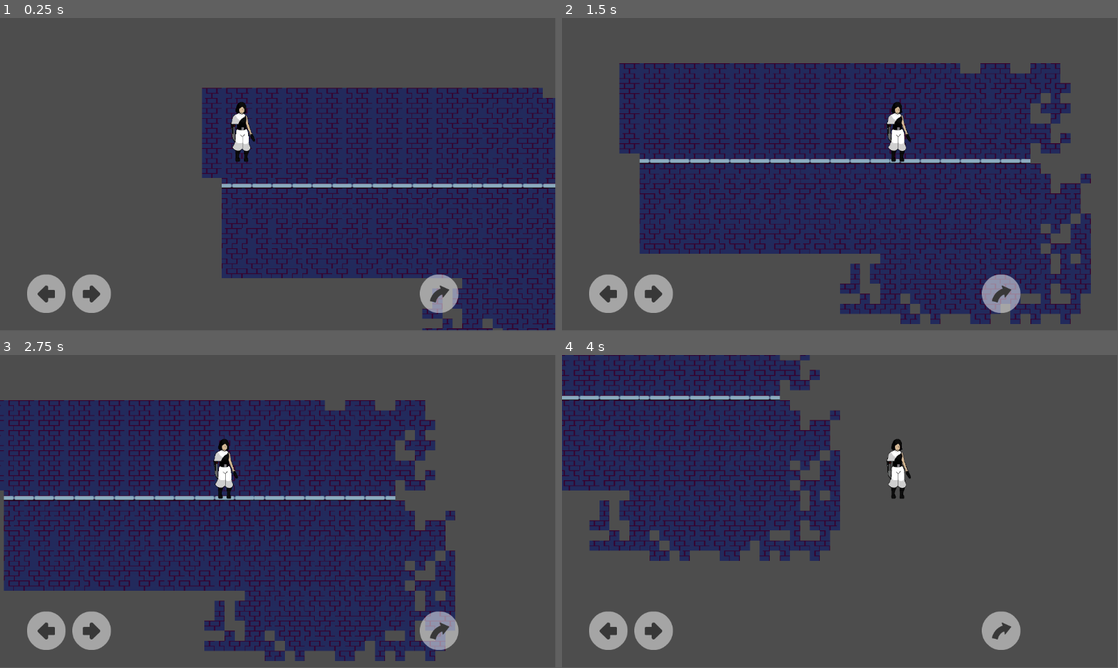
Above: before the commit, frames 1-4 (two rows, left to right).
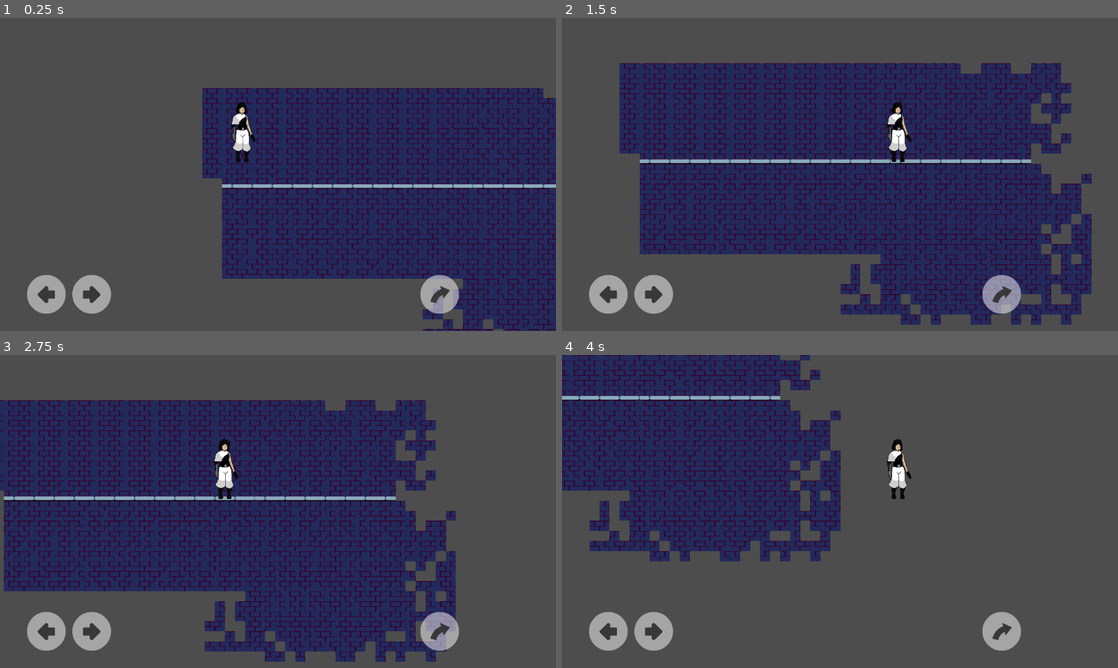
Above: after the commit, the same moments.

Repository: Corsa-Technologies/Terra1-seguro
Game: Godot game, scene res://Níveis/testes.tscn
Same seed, same stepped clock (60 frames per second), same inputs: the game is played once before the commit and once after it.
Inputs:
- Up to frame 1 (0.25 s): no input
- Up to frame 2 (1.5 s): hold Right (ui_right) from 0.53 s (still down); tap Up (ui_up) at 0.77 s
- Up to frame 3 (2.75 s): tap Up (ui_up) at 1.52 s; release Right (ui_right) at 2.03 s; hold Left (ui_left) from 2.03 s (still down)
- Up to frame 4 (4 s): release Left (ui_left) at 2.78 s; hold Right (ui_right) from 2.78 s (still down); tap Up (ui_up) at 3.02, 3.77 s
In our replay, the window is 799x449 before the commit and 800x450 after it. These sizes can differ from the game's own. Grey fills any space a smaller window leaves; there, only what the larger window draws over its background counts as a difference.

The runs differ from the first frame. In frame 1, 4.8% of the frame differs, in the area x 5-100%, y 22-100%; in frame 2, 5.0%, in the area x 5-96%, y 14-98%; in frame 3, 4.2%; in frame 4, 0.9%.

Commit message:
"Visualização de controle dinâmico"
Agora o Canvas dos controles irão se ajustar de acordo com a dimensão da tela

Diff:
--- a/Player/playercena.tscn
+++ b/Player/playercena.tscn
@@ -37,6 +37,19 @@
 position = Vector2(159, 114)
 script = ExtResource("1_kiena")
 
+[node name="CanvasLayer" type="CanvasLayer" parent="."]
+
+[node name="HBoxContainer" type="HBoxContainer" parent="CanvasLayer"]
+anchors_preset = 2
+anchor_top = 1.0
+anchor_bottom = 1.0
+offset_top = -40.0
+offset_right = 40.0
+grow_vertical = 0
+
+[node name="Control" parent="CanvasLayer/HBoxContainer" instance=ExtResource("3_c6jgl")]
+layout_mode = 2
+
 [node name="AnimatedSprite2D" type="AnimatedSprite2D" parent="."]
 position = Vector2(3, 12)
 scale = Vector2(0.5, 0.485)
@@ -52,5 +65,3 @@
 zoom = Vector2(1.3, 1.3)
 drag_horizontal_enabled = true
 drag_horizontal_offset = 0.53
-
-[node name="Control" parent="." instance=ExtResource("3_c6jgl")]
--- a/project.godot
+++ b/project.godot
@@ -14,6 +14,11 @@
 run/main_scene="res://Níveis/testes.tscn"
 config/features=PackedStringArray("4.3", "Mobile")
 config/icon="res://icon.svg"
+
+[display]
+
+window/stretch/mode="viewport"
+window/stretch/aspect="expand"
 
 [input]
 
